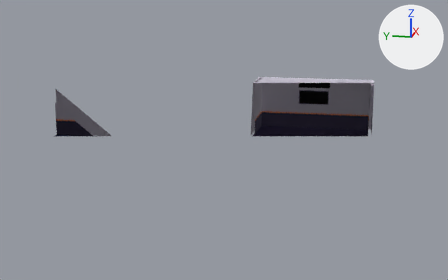
The glTF model client/public/ship/holodeck-deck.glb, before and after one commit.
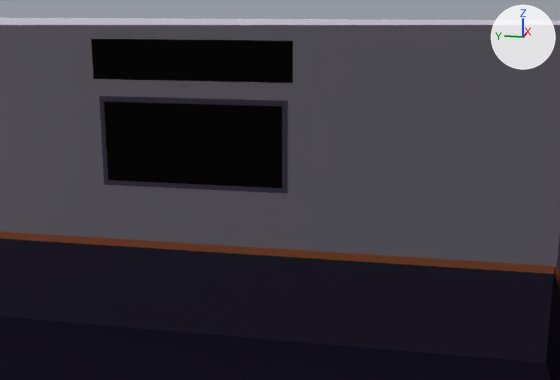
Each version is shown whole from a 50 mm lens placed at (-33.05, -5.6, 8.9), pointed at (-0.19, 0.97, 0.68), then close up from a 50 mm lens placed at (-0.24, -5.82, 3.38), pointed at (6.85, -4.4, 1.61). Arrows for +X, +Y and +Z are at upper right; the lights stay in place. The first two pictures are the older version. Everything nearer to the camera than a plane just in front of the edit is cut away. Where no turn or scale is listed for an object, it has been applied to the vertices.

In view in the first close-up: 'engineering board', 'engineering board frame', 'head ceiling', 'head floor', 'head wall 1', 'sign engineering'.
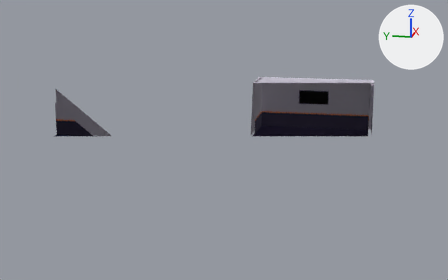
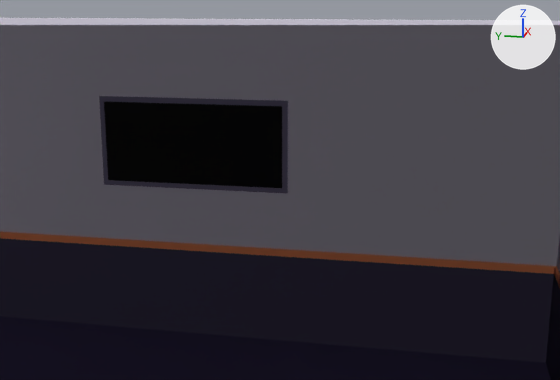
Changed parts and their boxes [x1, y1, x2, y2] in the close-ups (560 x 380 px):
```json
{"object": "sign engineering", "change": "deleted", "before": [91, 39, 293, 83], "on screen": "black"}
```

The change, as JSON lines over the scene's bpy script:
```json
{"op": "remove", "block": "ob_sign_engineering", "code": ["ob_sign_engineering = bpy.data.objects.new('sign engineering', me_sign_engineering)", "ob_sign_engineering.location = (6.97, -3.5, 2.62)"]}
```
